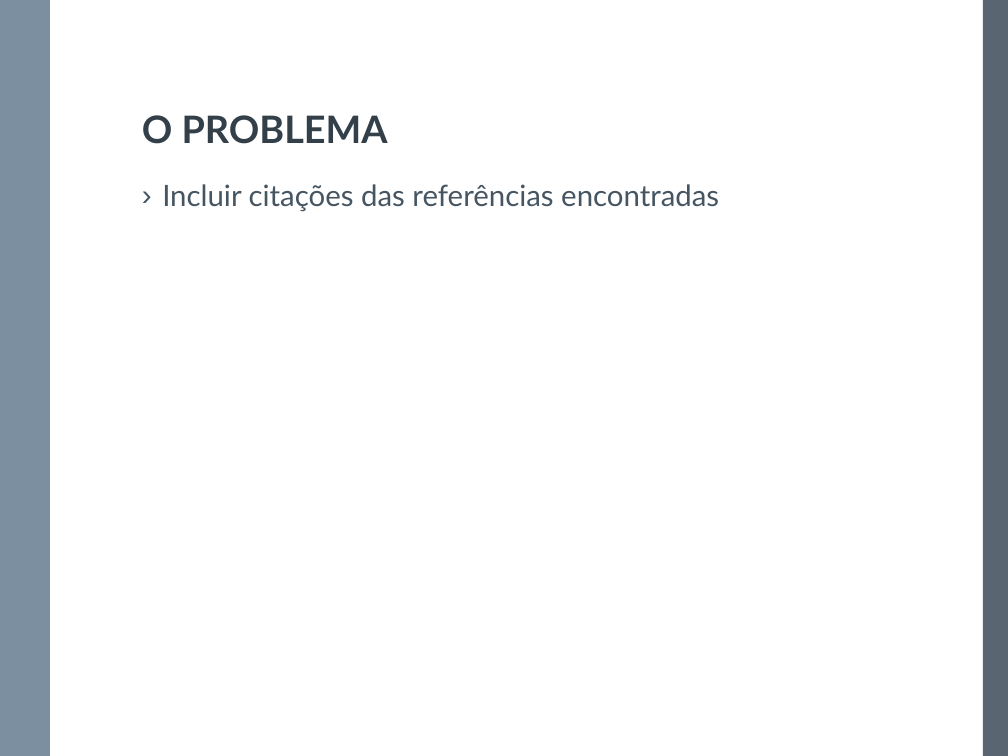
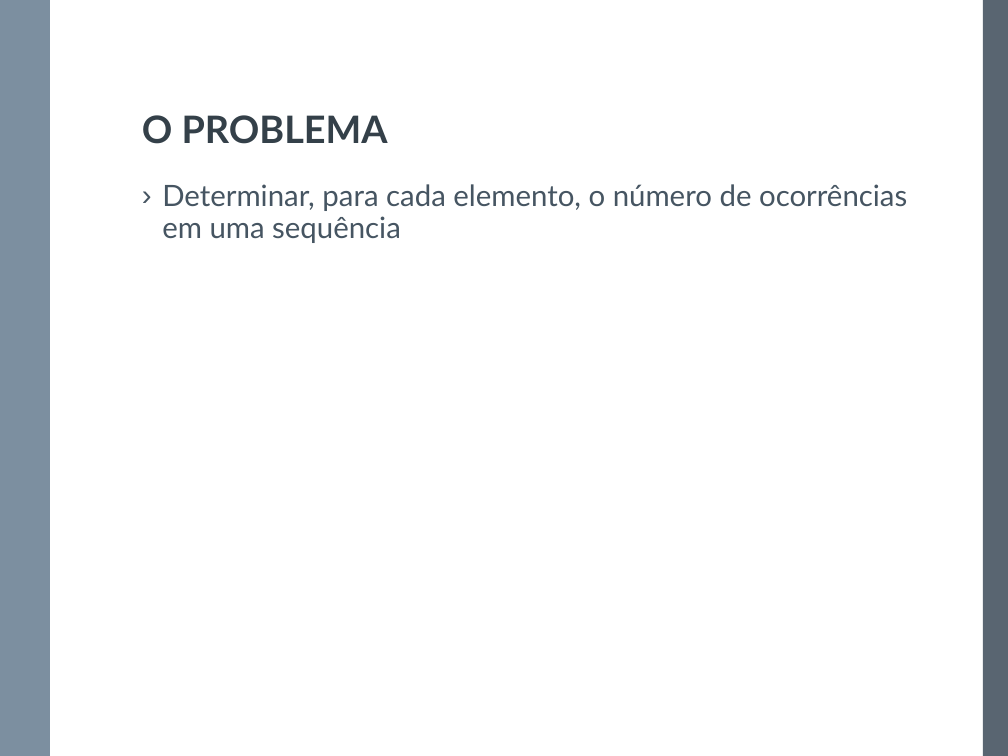
Before and after one commit to denisjose/divideandconquer, a slide deck: slide 2 of Apresentação.pptx. Drawn at 1008x756 pixels with LibreOffice and Linux fonts; fonts in the diff are those of the drawing. Boxes give left, top, right and bottom in pixels: in the first picture for what was removed or moved away, otherwise in the second. Text is boxed around its words. In the diff, an @@ line names an element or a change of style, - is before the commit and + after.

```diff
--- a/Apresentação.pptx
+++ b/Apresentação.pptx
@@ text at <box>162,184,907,243</box>: text changed @@
-› Incluir citações das referências encontradas
+› Determinar, para cada elemento, o número de ocorrências em uma sequência
```
Also in this commit, not shown: 4 other slides changed, 9 slides removed, 2 other files.
